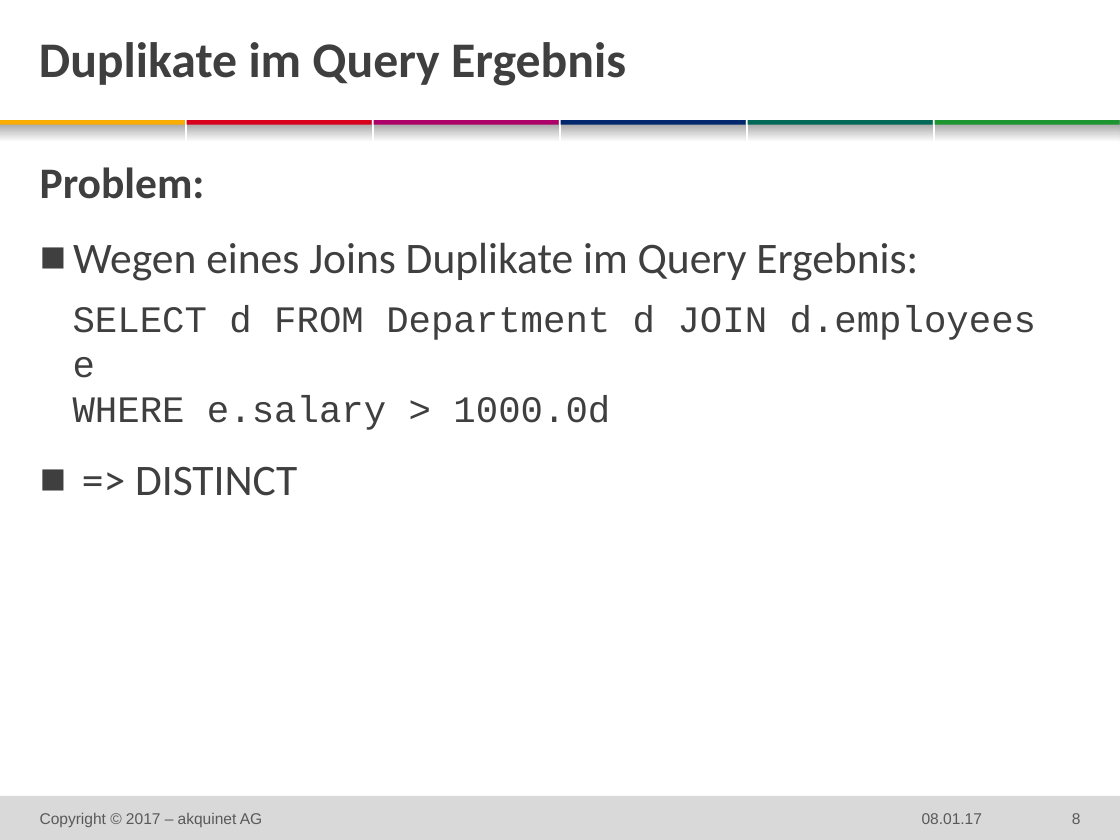
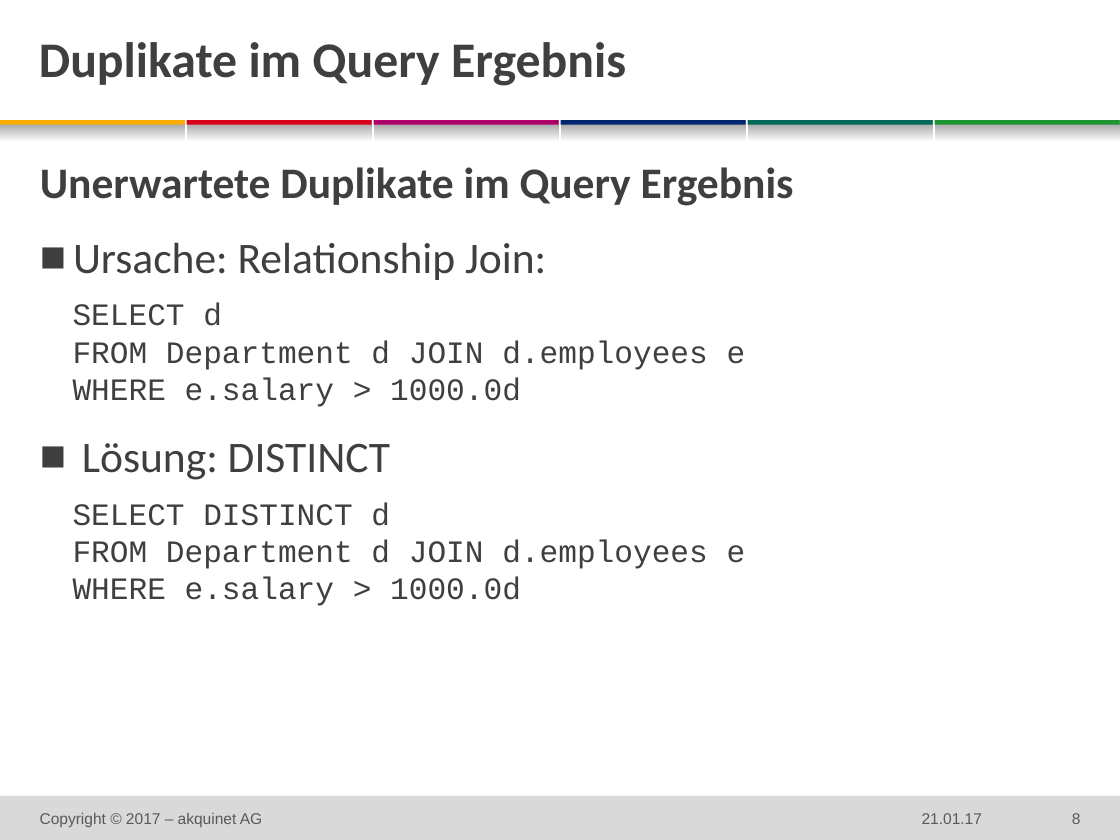
Before and after one commit to techatspree/jpapitfalls, a slide deck: slide 8 of 2016-xx-xx DF JPA Pitfalls.pptx. Drawn at 1120x840 pixels with LibreOffice and Linux fonts; fonts in the diff are those of the drawing; background and template pictures are left out. Boxes give left, top, right and bottom in pixels: in the first picture for what was removed or moved away, otherwise in the second. Text is boxed around its words. In the diff, an @@ line names an element or a change of style, - is before the commit and + after.

```diff
--- a/2016-xx-xx DF JPA Pitfalls.pptx
+++ b/2016-xx-xx DF JPA Pitfalls.pptx
@@ text at bbox=[40, 167, 794, 280]: text changed; bold on @@
-Problem:
-  ■ Wegen eines Joins Duplikate im Query Ergebnis:
+  Unerwartete Duplikate im Query Ergebnis
+  ■ Ursache: Relationship Join:
@@ text at bbox=[73, 303, 746, 407]: size 24 to 20 pt in "SELECT d FROM Department d JOIN d.employees ..." @@
@@ text at bbox=[73, 443, 746, 606]: text changed; size 28 to 20 pt; font Calibri to Courier New @@
-  ■ => DISTINCT
+  ■ Lösung: DISTINCT
+    SELECT DISTINCT d
+    FROM Department d JOIN d.employees e
+    WHERE e.salary > 1000.0d
@@ text at bbox=[922, 813, 982, 824]: text changed @@
-08.01.17
+21.01.17
```
Also in this commit, not shown: 16 other slides changed, 1 other file.
